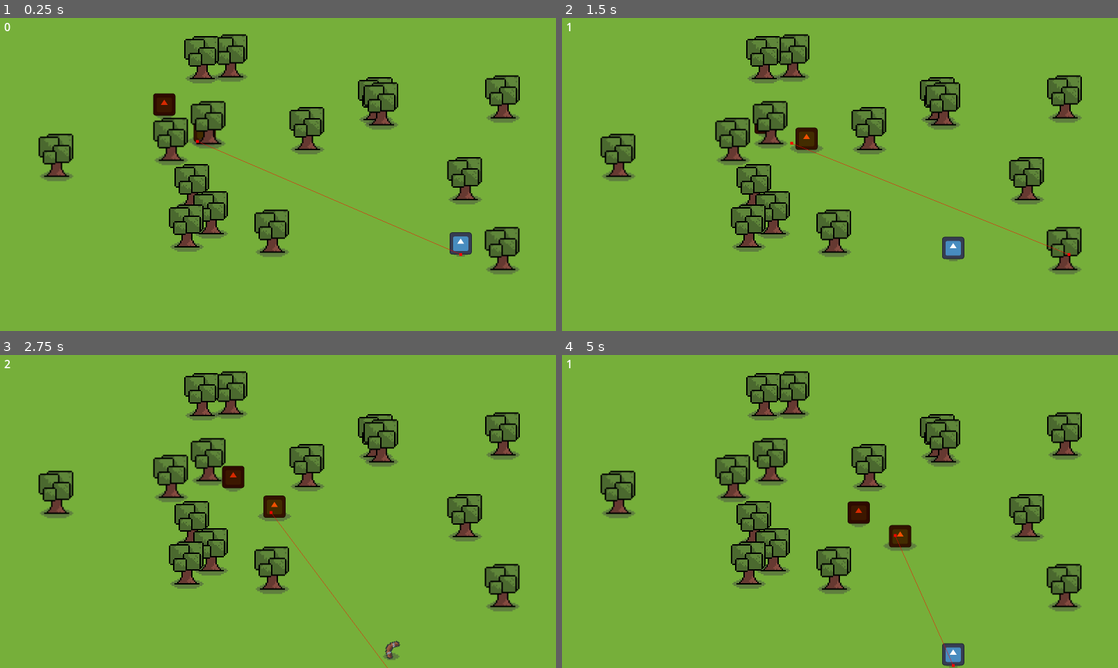
Above: before the commit, frames 1-4 (two rows, left to right).
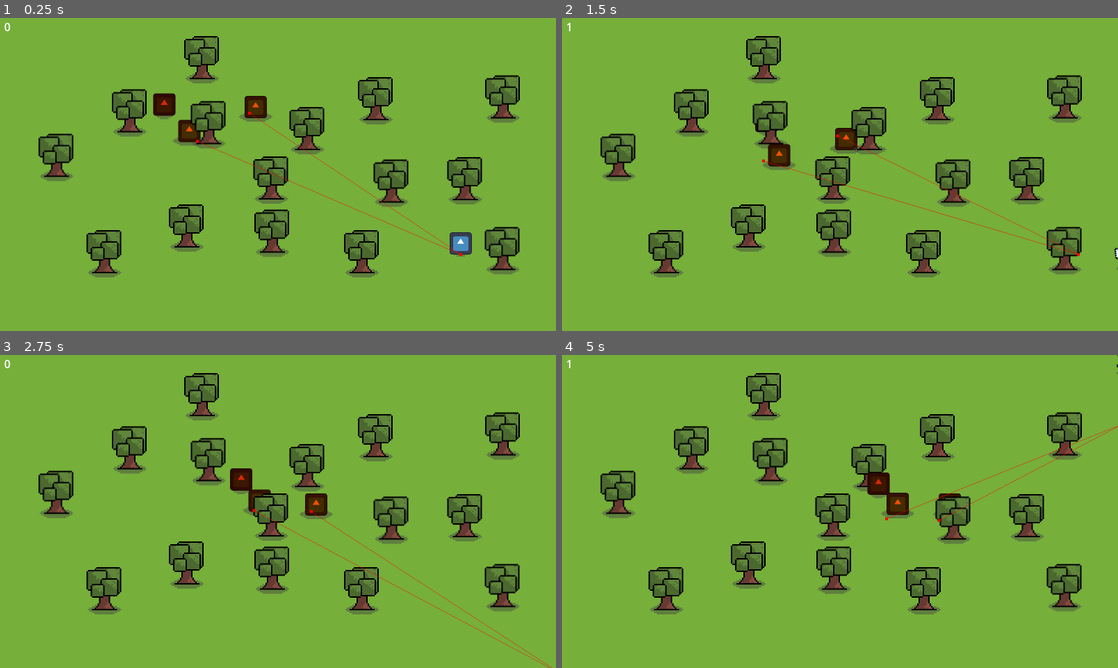
Above: after the commit, the same moments.

Repository: TiltAddictive/air-island
Game: Godot game, scene res://scenes/levels/main_level.tscn
The game is run twice, just before and just after one commit, with the same random seed, the same clock (stepped at 60 frames per second) and the same inputs. The engine's default icon, where the game draws it, is replaced by a stand-in: a white triangle on a blue panel in a dark square.
Inputs:
- Up to frame 1 (0.25 s): no input
- Up to frame 2 (1.5 s): hold E (choose_right) 0.53-1.28 s; tap Space (attack) at 0.6, 1.35 s; hold Down (ui_down) from 1.28 s (still down)
- Up to frame 3 (2.75 s): release Down (ui_down) at 2.03 s; hold E (choose_right) from 2.03 s (still down); tap Space (attack) at 2.1 s
- Up to frame 4 (5 s): release E (choose_right) at 2.78 s; hold Up (ui_up) 2.78-3.53 s; tap Space (attack) at 2.85, 3.6, 4.35 s; hold Q (choose_left) from 3.53 s (still down)

The runs differ from the first frame. In frame 1, 7.7% of the frame differs, in the area x 15-83%, y 5-83%; in frame 2, 8.8%; in frame 3, 8.3%; in frame 4, 8.9%, in the area x 15-100%, y 0-100%.

Commit message:
Added hammer and eapon hit impulse

Diff:
--- a/scenes/enemies/default_enemy.tscn
+++ b/scenes/enemies/default_enemy.tscn
@@ -27,4 +27,7 @@
 
 [node name="AttackReloadTimer" type="Timer" parent="Timers"]
 
+[node name="CalcVelocityTimer" type="Timer" parent="Timers"]
+
 [connection signal="timeout" from="Timers/AttackReloadTimer" to="." method="_on_attack_reload_timer_timeout"]
+[connection signal="timeout" from="Timers/CalcVelocityTimer" to="." method="_on_calc_velocity_timer_timeout"]
--- a/scenes/enemies/navigation_enemy.tscn
+++ b/scenes/enemies/navigation_enemy.tscn
@@ -38,6 +38,9 @@
 
 [node name="NavigationAgent2D" type="NavigationAgent2D" parent="." index="5"]
 avoidance_enabled = true
+radius = 20.0
+max_speed = 50.0
 debug_enabled = true
 
 [connection signal="timeout" from="Timers/SearchTargetTimer" to="." method="_on_search_target_timer_timeout"]
+[connection signal="velocity_computed" from="NavigationAgent2D" to="." method="_on_navigation_agent_2d_velocity_computed"]
--- a/scenes/environment/tree.tscn
+++ b/scenes/environment/tree.tscn
@@ -45,9 +45,9 @@
 "shaking": SubResource("Animation_4kuti")
 }
 
-[node name="Tree" type="CharacterBody2D"]
+[node name="Tree" type="StaticBody2D"]
 collision_layer = 16
-collision_mask = 61
+collision_mask = 48
 script = ExtResource("1_eah4c")
 
 [node name="SahdowPoint" type="Node2D" parent="."]
@@ -64,7 +64,7 @@
 
 [node name="CollisionShape2D" type="CollisionShape2D" parent="."]
 position = Vector2(0, -2)
-rotation = 4.71239
+rotation = -1.5708
 shape = SubResource("CapsuleShape2D_rxhgg")
 
 [node name="AnimationPlayer" type="AnimationPlayer" parent="."]
--- a/scenes/levels/main_level.tscn
+++ b/scenes/levels/main_level.tscn
@@ -10,7 +10,7 @@
 [ext_resource type="PackedScene" uid="uid://vxm07ely8ocl" path="res://scenes/technical/level_generator.tscn" id="8_rbtoj"]
 
 [sub_resource type="NavigationPolygon" id="NavigationPolygon_kgjf6"]
-vertices = PackedVector2Array(406.969, 232.969, -416.93, 231.023, -414.062, -231.023, 406.023, -232.969)
+vertices = PackedVector2Array(407, 233, -415, 233, -415, -233, 407, -233)
 polygons = Array[PackedInt32Array]([PackedInt32Array(0, 1, 2, 3)])
 outlines = Array[PackedVector2Array]([PackedVector2Array(-424, -241, 416, -243, 417, 243, -427, 241)])
 
@@ -27,7 +27,7 @@
 
 [node name="Player" parent="Allies" node_paths=PackedStringArray("WEAPON_NODE") instance=ExtResource("1_83f7u")]
 position = Vector2(263, 115)
-SPEED = 200.0
+SPEED = 150.0
 WEAPON_NODE = NodePath("../../Weapons")
 
 [node name="Enemies" type="Node2D" parent="."]
@@ -39,6 +39,9 @@
 
 [node name="NavigationEnemy" parent="Enemies" instance=ExtResource("4_7h27a")]
 position = Vector2(-116, -44)
+
+[node name="NavigationEnemy2" parent="Enemies" instance=ExtResource("4_7h27a")]
+position = Vector2(-41, -88)
 
 [node name="EnemyBullets" type="Node2D" parent="."]
 y_sort_enabled = true
--- a/scenes/player/player.tscn
+++ b/scenes/player/player.tscn
@@ -11,7 +11,7 @@
 [node name="Player" type="CharacterBody2D"]
 collision_mask = 48
 script = ExtResource("1_8wr6m")
-SPEED = 250.0
+SPEED = 200.0
 
 [node name="ShadowZone" type="Node2D" parent="."]
 
--- a/scenes/weapons/boomerang.tscn
+++ b/scenes/weapons/boomerang.tscn
@@ -102,8 +102,6 @@
 
 [node name="CollisionResponseTimer" type="Timer" parent="Timers"]
 
-[node name="AttackReloadTimer" type="Timer" parent="Timers"]
-
 [connection signal="weapon_collided_with_wall" from="." to="." method="_on_weapon_collided_with_wall"]
 [connection signal="weapon_have_to_destroy" from="." to="." method="_on_weapon_have_to_destroy"]
 [connection signal="body_entered" from="RotationalPart/DamageArea" to="." method="_on_damage_area_body_entered"]
--- a/scenes/weapons/default_weapon.tscn
+++ b/scenes/weapons/default_weapon.tscn
@@ -3,6 +3,8 @@
 [ext_resource type="Script" path="res://scripts/weapons/default_weapon.gd" id="1_o885s"]
 
 [node name="DefaultWeapon" type="CharacterBody2D"]
+collision_layer = 2
+collision_mask = 48
 script = ExtResource("1_o885s")
 
 [node name="ShadowPoint" type="Node2D" parent="."]
--- /dev/null
+++ b/scenes/weapons/hammer.tscn
@@ -0,0 +1,48 @@
+[gd_scene load_steps=7 format=3 uid="uid://dbumo37nalh4f"]
+
+[ext_resource type="PackedScene" uid="uid://bu1oollavc5jl" path="res://scenes/weapons/default_weapon.tscn" id="1_7p0tw"]
+[ext_resource type="PackedScene" uid="uid://dcf8nguqift3x" path="res://scenes/technical/shadow_small.tscn" id="2_1tvog"]
+[ext_resource type="Script" path="res://scripts/weapons/hammer.gd" id="2_8h8bq"]
+[ext_resource type="Texture2D" uid="uid://5idun5f76yul" path="res://resourses/sprites/weapons/hammer.png" id="3_bdv4g"]
+
+[sub_resource type="CircleShape2D" id="CircleShape2D_uilnh"]
+radius = 49.0102
+
+[sub_resource type="CapsuleShape2D" id="CapsuleShape2D_xfyjx"]
+radius = 2.0
+height = 18.0
+
+[node name="Hammer" instance=ExtResource("1_7p0tw")]
+script = ExtResource("2_8h8bq")
+ROTATION_SPEED = 300.0
+live_time = 0.75
+SPEED = 200.0
+DAMAGE = 1.0
+REJECTION_FORCE_VALUE = 300.0
+IMPULSE_IMPACT_TIME = 0.5
+
+[node name="ShadowSmall" parent="ShadowPoint" index="0" instance=ExtResource("2_1tvog")]
+position = Vector2(0, 2)
+
+[node name="RotationalPart" parent="." index="1"]
+position = Vector2(0, -20)
+
+[node name="Sprite2D" type="Sprite2D" parent="RotationalPart" index="0"]
+texture = ExtResource("3_bdv4g")
+
+[node name="DamageArea" type="Area2D" parent="RotationalPart" index="1"]
+collision_layer = 2
+collision_mask = 4
+
+[node name="CollisionShape2D" type="CollisionShape2D" parent="RotationalPart/DamageArea" index="0"]
+shape = SubResource("CircleShape2D_uilnh")
+
+[node name="CollisionShape2D" parent="." index="2"]
+position = Vector2(0, -3)
+rotation = 4.71239
+shape = SubResource("CapsuleShape2D_xfyjx")
+
+[node name="LiveTimer" type="Timer" parent="Timers" index="1"]
+one_shot = true
+
+[connection signal="timeout" from="Timers/LiveTimer" to="." method="_on_live_timer_timeout"]
--- a/scripts/enemies/default_enemy.gd
+++ b/scripts/enemies/default_enemy.gd
@@ -21,10 +21,11 @@
 # Timers
 @onready var attack_reload_timer: Timer = $Timers/AttackReloadTimer
 @export var attack_reload_time: float = 2
-
+@onready var calc_velocity_timer: Timer = $Timers/CalcVelocityTimer
 
 var can_attack: bool = true
 var can_get_damage: bool = true
+var calc_velocity: bool = true
 
 var prev_player_position = Vector2.ZERO
 
@@ -36,6 +37,7 @@
 func _physics_process(delta: float) -> void:
 	calc_death()
 	calc_attack()
+	calc_move(delta)
 
 
 func calc_death() -> void:
@@ -49,6 +51,10 @@
 		attack(body)
 
 
+func calc_move(_delta: float) -> void:
+	pass
+
+
 func get_player_position() -> Vector2:
 	return RunGlobal.get_closest_player(global_position).global_position
 
@@ -57,8 +63,12 @@
 	queue_free()
 
 
-func get_hit(damage: float, impulse: Vector2 = Vector2.ZERO) -> void:
+func get_hit(damage: float, impulse: Vector2 = Vector2.ZERO, impulse_impact_time: float = 0) -> void:
 	hp -= damage
+	print("SET CALC_VELOCITY TO false")
+	calc_velocity = false
+	velocity += impulse
+	calc_velocity_timer.start(impulse_impact_time)
 
 
 func attack(body: Node2D) -> void:
@@ -67,5 +77,10 @@
 		body.get_hit(DAMAGE)
 		attack_reload_timer.start(attack_reload_time)
 
+
 func _on_attack_reload_timer_timeout() -> void:
 	can_attack = true
+
+
+func _on_calc_velocity_timer_timeout() -> void:
+	calc_velocity = true
--- a/scripts/enemies/navigation_enemy.gd
+++ b/scripts/enemies/navigation_enemy.gd
@@ -15,10 +15,14 @@
 
 func _physics_process(delta: float) -> void:
 	super._physics_process(delta)
-	var direction = to_local(navigation_agent.get_next_path_position())
-	if direction.length() >= 2:
-		velocity = direction.normalized() * SPEED
 	move_and_slide()
+
+
+func calc_move(_delta: float) -> void:
+	if not calc_velocity:
+		return
+	var intended_velocity = to_local(navigation_agent.get_next_path_position()).normalized() * SPEED
+	navigation_agent.velocity = intended_velocity
 
 
 func set_target():
@@ -28,3 +32,9 @@
 
 func _on_search_target_timer_timeout() -> void:
 	set_target()
+
+
+func _on_navigation_agent_2d_velocity_computed(safe_velocity: Vector2) -> void:
+	if not calc_velocity:
+		return
+	velocity = safe_velocity.normalized() * SPEED
--- a/scripts/enemies/walker.gd
+++ b/scripts/enemies/walker.gd
@@ -6,10 +6,15 @@
 
 func _physics_process(delta: float) -> void:
 	super._physics_process(delta)
+	move_and_slide()
+
+
+func calc_move(_delta: float) -> void:
+	if not calc_velocity:
+		return
 	var player_position: Vector2 = get_player_position()
 	if player_position == null:
 		player_position = prev_player_position
 	else:
 		prev_player_position = player_position
 	velocity = ((player_position - global_position).normalized()) * SPEED
-	move_and_slide()
--- a/scripts/environment/environment.gd
+++ b/scripts/environment/environment.gd
@@ -1,9 +1,10 @@
-extends CharacterBody2D
+extends StaticBody2D
 class_name EnvironmentObject
 
 @export var hp: int = -1
 @onready var animation_player: AnimationPlayer = $AnimationPlayer
 @export var hit_animation: String = "shaking"
 
-func get_hit(damage: float, impulse: Vector2 = Vector2.ZERO) -> void:
+
+func get_hit(_damage: float, _impulse: Vector2 = Vector2.ZERO) -> void:
 	animation_player.play(hit_animation)
--- a/scripts/global/run_global.gd
+++ b/scripts/global/run_global.gd
@@ -10,8 +10,7 @@
 
 var weapons: Array[PackedScene] = [
 	preload("res://scenes/weapons/boomerang.tscn"),
-	preload("res://scenes/weapons/boomerang.tscn"),
-	preload("res://scenes/weapons/boomerang.tscn"),
+	preload("res://scenes/weapons/hammer.tscn"),
 ]
 
 var rng = RandomNumberGenerator.new()
@@ -32,7 +31,7 @@
 	return real_idx
 
 
-func get_closest_player(glob_pos: Vector2) -> CharacterBody2D:
+func get_closest_player(_glob_pos: Vector2) -> CharacterBody2D:
 	if WEAPON_PLAYER != null:
 		return WEAPON_PLAYER
 	return PLAYER
--- a/scripts/technical/level_generator.gd
+++ b/scripts/technical/level_generator.gd
@@ -4,10 +4,27 @@
 @export var TOPRIGHT_ZONE_POINT: Node2D
 @export var DOWNLEFT_ZONE_POINT: Node2D
 @export var DOWNRIGHT_ZONE_POINT: Node2D
-@export var indent: float
+@export var MARGIN_RADIUS: float = 75
+@export var MAXIMUM_ATTEMPTS: int = 100
 @export var ENVIRONMENT_ITEM_NODE: Node2D
+@export var environmental_items: Array[PackedScene] = []
 
-@export var environmental_items: Array[PackedScene] = []
+var LEFT_X: float
+var RIGHT_X: float
+var TOP_Y: float
+var BOTTOM_Y: float
+
+
+func _ready() -> void:
+	var top_left = TOPLEFT_ZONE_POINT.global_position
+	var top_right = TOPRIGHT_ZONE_POINT.global_position
+	var down_left = DOWNLEFT_ZONE_POINT.global_position
+	var down_right = DOWNRIGHT_ZONE_POINT.global_position
+
+	LEFT_X = min(top_left.x, down_left.x)
+	RIGHT_X = max(top_right.x, down_right.x)
+	TOP_Y = min(top_left.y, top_right.y)
+	BOTTOM_Y = max(down_left.y, down_right.y)
 
 
 func generate_level(items_amount: int = 7) -> void:
@@ -15,8 +32,11 @@
 		var chosen_item: PackedScene = choose_item()
 		if chosen_item == null:
 			return
-		spawn_item(chosen_item, choose_item_position())
 		items_amount -= 1
+		var item_position: Vector2 = choose_item_position()
+		if item_position == Vector2.INF:
+			continue
+		spawn_item(chosen_item, item_position)
 
 
 func choose_item() -> PackedScene:
@@ -28,17 +48,32 @@
 	var down_left = DOWNLEFT_ZONE_POINT.global_position
 	var down_right = DOWNRIGHT_ZONE_POINT.global_position
 
-	var left_x = min(top_left.x, down_left.x)
-	var right_x = max(top_right.x, down_right.x)
-	var top_y = min(top_left.y, top_right.y)
-	var bottom_y = max(down_left.y, down_right.y)
+	for attempt in MAXIMUM_ATTEMPTS:
+		var random_x = RunGlobal.rng.randf_range(LEFT_X, RIGHT_X)
+		var random_y = RunGlobal.rng.randf_range(TOP_Y, BOTTOM_Y)
+		var candidate_position = Vector2(random_x, random_y)
 
-	var random_x = RunGlobal.rng.randf_range(left_x, right_x)
-	var random_y = RunGlobal.rng.randf_range(top_y, bottom_y)
+		if is_position_valid(candidate_position):
+			return candidate_position
 
-	return Vector2(random_x, random_y)
+	return Vector2.INF
+
+
+func is_position_valid(candidate_position: Vector2) -> bool:
+	for child in ENVIRONMENT_ITEM_NODE.get_children():
+		if child is Node2D:
+			var dist = child.global_position.distance_to(candidate_position)
+			if dist < MARGIN_RADIUS:
+				return false
+	return true
+
 
 func spawn_item(item: PackedScene, item_position: Vector2) -> void:
 	var item_node = item.instantiate()
 	item_node.global_position = item_position
 	ENVIRONMENT_ITEM_NODE.add_child(item_node)
+
+
+func clear_level():
+	for item in ENVIRONMENT_ITEM_NODE.get_children():
+		item.queue_free()
--- a/scripts/weapons/boomerang.gd
+++ b/scripts/weapons/boomerang.gd
@@ -1,7 +1,6 @@
 extends DefaultWeapon
 
 @export var ROTATION_SPEED: float = 900
-@onready var rotational_part: Node2D = $RotationalPart
 
 @export var MAX_DISTANCE_REACH_TIME_SEC: float = 1
 @export var MAX_DISTANCE: float = 150
@@ -24,17 +23,14 @@
 	start_position = global_position
 	velocity = SPEED * direction
 
-
 func _physics_process(delta: float) -> void:
 	BEHAVIOUR[curent_state].call(delta)
 	var is_collided: bool = move_and_slide()
 	if is_collided:
 		weapon_collided_with_wall.emit()
 
-
 func _process(delta: float) -> void:
 	calc_animations(delta)
-
 
 func calc_speed(delta: float):
 	var velocity_sign: int = 1
@@ -62,7 +58,6 @@
 		horiz_direction = 1
 	rotational_part.rotation_degrees += horiz_direction * delta * ROTATION_SPEED
 
-
 func _on_weapon_collided_with_wall() -> void:
 	if not have_to_response_on_collision:
 		return
@@ -77,8 +72,6 @@
 func _on_collision_response_timer_timeout() -> void:
 	have_to_response_on_collision = true
 
-
 func _on_damage_area_body_entered(body: Node2D) -> void:
-	print(body, " ", body.has_method("get_hit"))
 	if body.has_method("get_hit"):
 		body.get_hit(DAMAGE)
--- a/scripts/weapons/default_weapon.gd
+++ b/scripts/weapons/default_weapon.gd
@@ -8,9 +8,8 @@
 @onready var collision_response_timer: Timer = $Timers/CollisionResponseTimer
 @export var collision_response_time: float = 0.05
 
-@onready var attack_reload_timer: Timer = $Timers/AttackReloadTimer
-@export var attack_reload_time: float = 1
-
+@onready var collision_shape_2d: CollisionShape2D = $CollisionShape2D
+@onready var rotational_part: Node2D = $RotationalPart
 
 # Movement
 @export var SPEED: float = 400
@@ -18,6 +17,8 @@
 
 # Damage
 @export var DAMAGE: float = 2
+@export var REJECTION_FORCE_VALUE: float = 0
+@export var IMPULSE_IMPACT_TIME: float = 1
 
 # Behaviour
 var BEHAVIOUR: Dictionary
@@ -59,5 +60,13 @@
 	queue_free()
 
 
+func disabled_collision():
+	collision_shape_2d.disabled = true
+
+
+func enable_collision():
+	collision_shape_2d.disabled = false
+
+
 func _on_weapon_have_to_destroy() -> void:
 	destroy()
--- /dev/null
+++ b/scripts/weapons/hammer.gd
@@ -0,0 +1,48 @@
+extends DefaultWeapon
+
+@export var ROTATION_SPEED: float = 300
+@onready var damage_area: Area2D = $RotationalPart/DamageArea
+
+@onready var live_timer: Timer = $Timers/LiveTimer
+@export var live_time: float = 0.3
+
+
+func _ready() -> void:
+	super._ready()
+	velocity = direction * SPEED
+	live_timer.start(live_time)
+	disabled_collision()
+
+
+func _physics_process(_delta: float) -> void:
+	move_and_slide()
+
+func _process(delta: float) -> void:
+	calc_animations(delta)
+
+
+func damage_body(body: Node2D) -> void:
+	var impulse_vector_direction: Vector2 = (body.global_position - self.global_position).normalized() * REJECTION_FORCE_VALUE
+	print(body, " | ", body.has_method("get_hit"), " | ", impulse_vector_direction)
+	if body.has_method("get_hit"):
+		body.get_hit(DAMAGE, impulse_vector_direction, IMPULSE_IMPACT_TIME)
+
+
+func damage_everybody_in_damage_area():
+	var bodies_list: Array[Node2D] = damage_area.get_overlapping_bodies()
+	print(bodies_list)
+	for body in bodies_list:
+		damage_body(body)
+
+
+func calc_animations(delta) -> void:
+	var horiz_direction: int = sign(velocity.x)
+	if horiz_direction == 0:
+		horiz_direction = 1
+	rotational_part.rotation_degrees += horiz_direction * delta * ROTATION_SPEED
+
+
+
+func _on_live_timer_timeout() -> void:
+	damage_everybody_in_damage_area()
+	destroy()
Binary file added: resourses/sprites/weapons/hammer.png
Not shown, added: resourses/sprites/weapons/hammer.png.import
